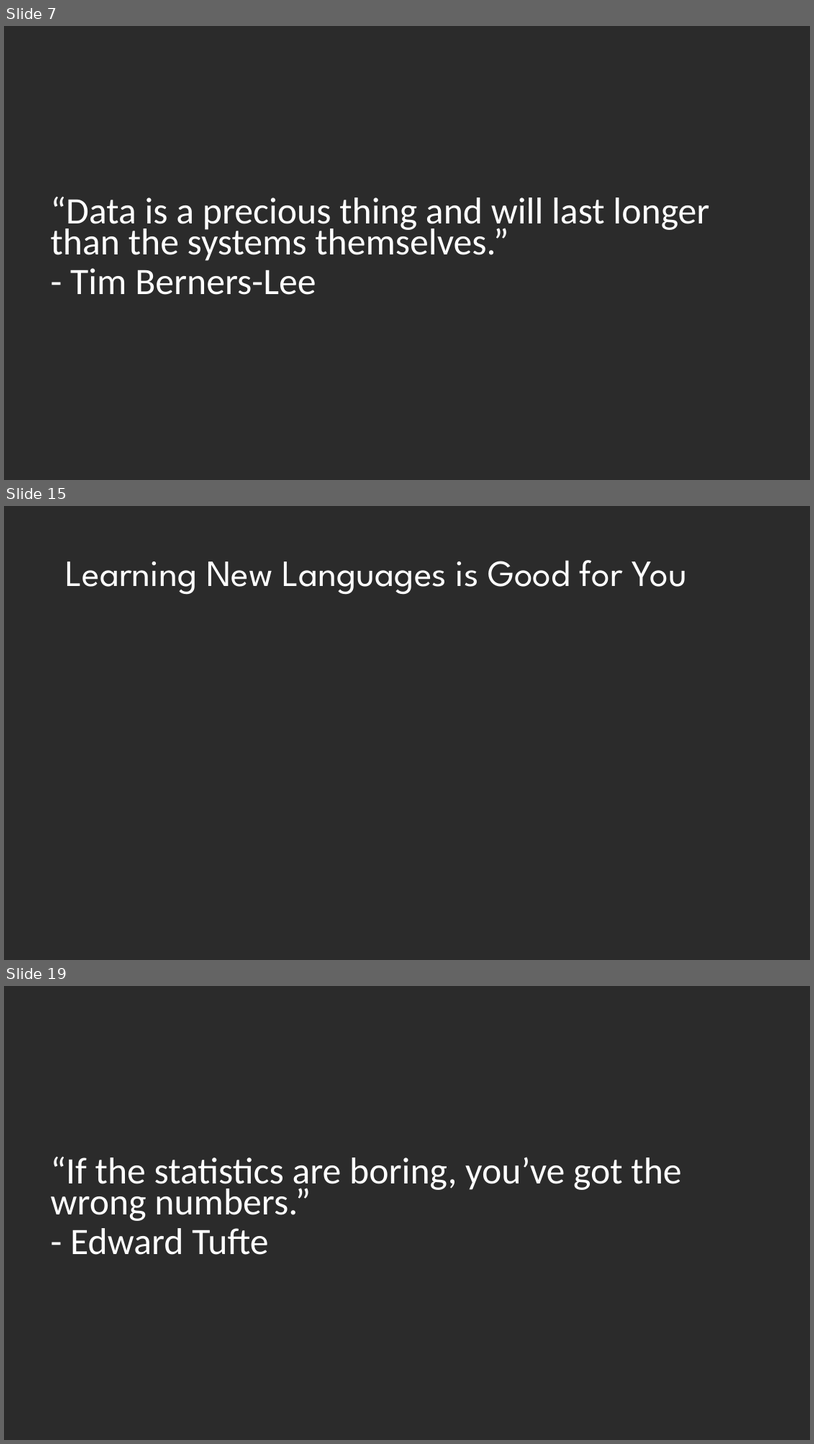
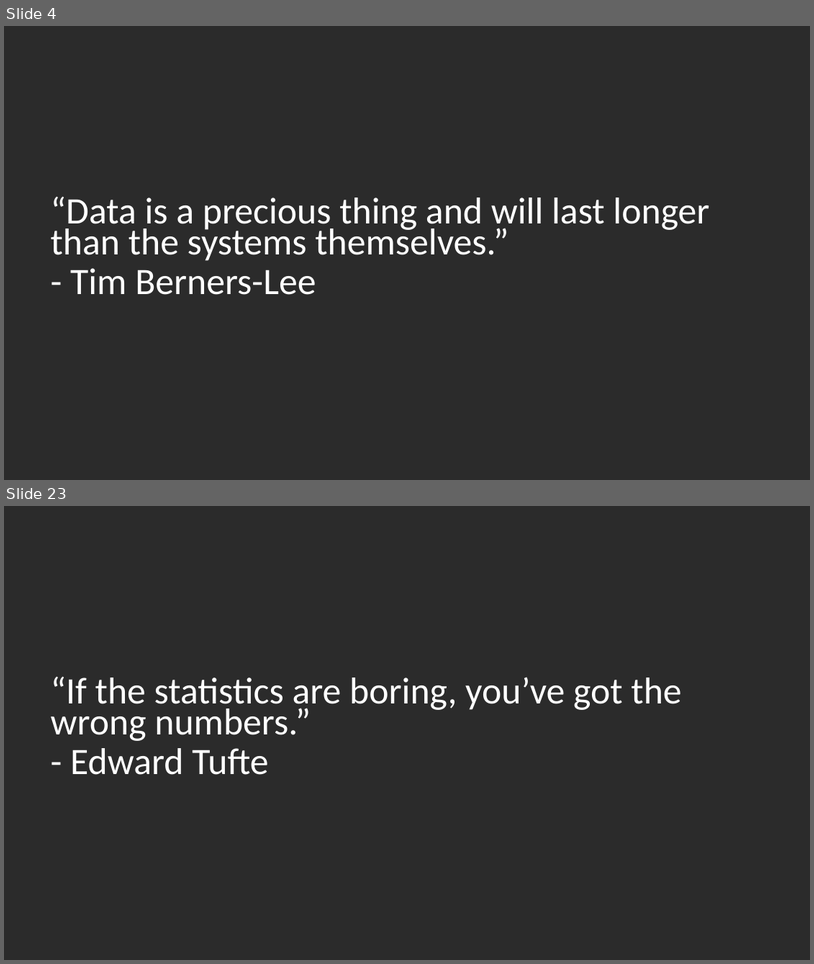
Before and after one commit to DustinEwers/r-talk-demos, a slide deck: slides/r_slides.pptx. Shown one above the other, each under a label of ours: slides 7, 15 and 19 before the commit, slides 4 and 23 after it; the slides between them are not shown. The pictures are 814x1444 and 814x964 pixels, drawn with LibreOffice and Linux fonts; fonts in the diff are those of the drawing; background and template pictures are left out; a plain dark background stands for a picture behind light text. Boxes give left, top, right and bottom in pixels: in the first picture for what was removed or moved away, otherwise in the second. Text is boxed around its words. In the diff, an @@ line names an element or a change of style, - is before the commit and + after.

```diff
--- a/slides/r_slides.pptx
+++ b/slides/r_slides.pptx
@@ slide 15 removed at (x1=4, y1=506, x2=810, y2=960), background picture (left out) @@
@@ title removed at (x1=65, y1=560, x2=687, y2=595) @@
-Learning New Languages is Good for You
@@ what was slide 7 is now slide 4 @@
@@ what was slide 19 is now slide 23 @@
```
Also in this commit, not shown: 9 slides changed, 10 slides added, 6 other slides removed.
